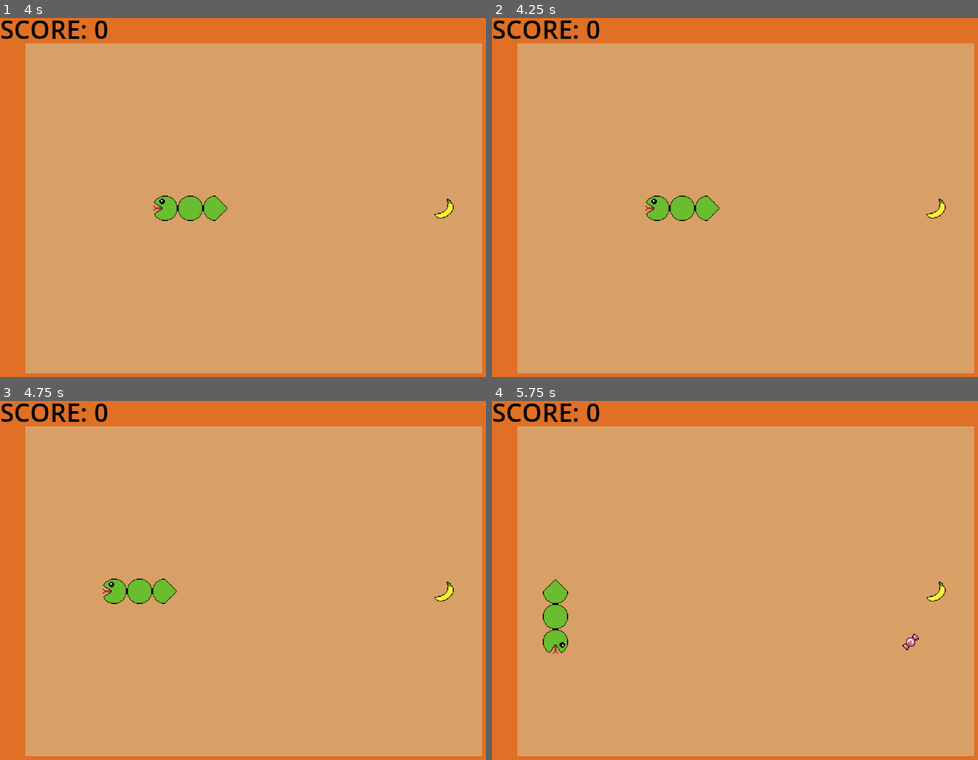
Above: before the commit, frames 1-4 (two rows, left to right).
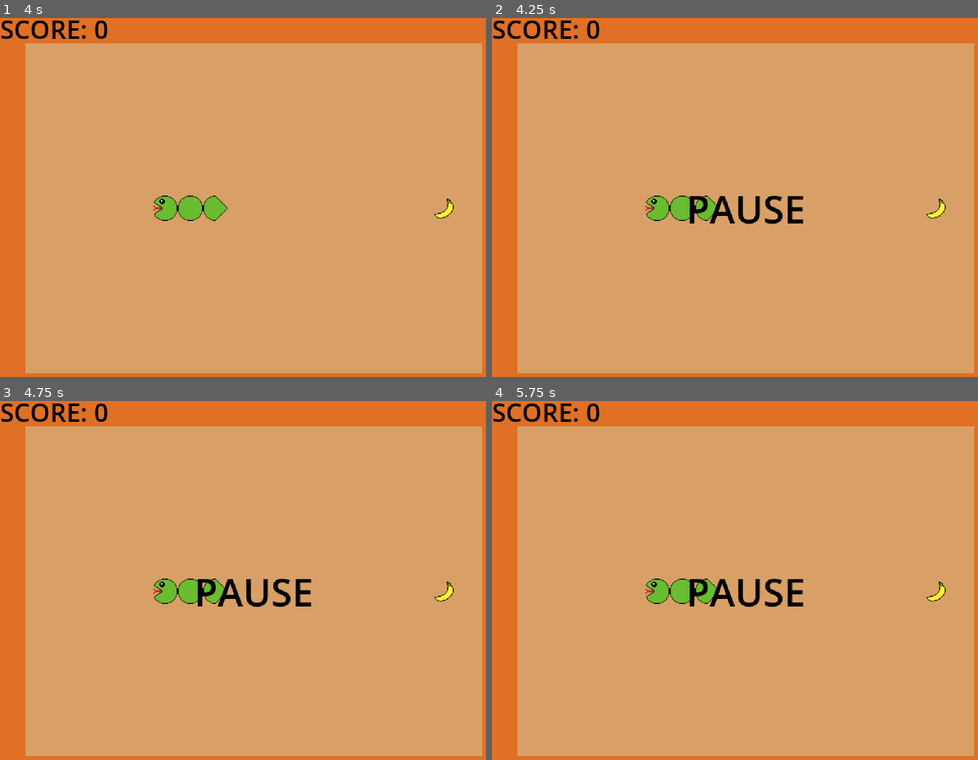
Above: after the commit, the same moments.

Repository: tkrippes/the-diabetic-pac-snake
Game: Godot game, scene res://scenes/main.tscn
The game is run twice, just before and just after one commit, with the same random seed, the same clock (stepped at 60 frames per second) and the same inputs.
Inputs:
- Up to frame 1 (4 s): tap Enter (enter) at 0.5, 0.6, 1.35, 2.1, 2.85, 3.6 s; hold Right (move_right) 0.53-1.28 s; hold Down (move_down) 1.28-2.03 s; hold Right (move_right) 2.03-2.78 s; hold Up (move_up) 2.78-3.53 s; hold Left (move_left) from 3.53 s (still down)
- Up to frame 2 (4.25 s): keep holding Left (move_left); tap Escape (pause, bound only after the commit) at 4.15 s
- Up to frame 3 (4.75 s): keep holding Left (move_left); tap Enter (enter) at 4.35 s
- Up to frame 4 (5.75 s): release Left (move_left) at 5.03 s; hold Down (move_down) from 5.03 s (still down); tap Enter (enter) at 5.1 s

Frame 1 is identical in both runs. In frame 2, 0.8% of the frame differs, in the area x 40-65%, y 49-58%; in frame 3, 1.9%; in frame 4, 2.4%, in the area x 10-88%, y 49-71%.

Commit message:
feat: adding pausing to game
add new key map
adjust process node pausability to only pause world
add pause label showing that game is paused
increase z index of ui to always show on top of the world / snake
add paused game state
renaming playing to running game state
use hide / show in ui instead of manipulating visibilite parameter

Diff:
--- a/project.godot
+++ b/project.godot
@@ -83,6 +83,12 @@
 "deadzone": 0.2,
 "events": [Object(InputEventKey,"resource_local_to_scene":false,"resource_name":"","device":-1,"window_id":0,"alt_press …(195 unchanged characters)…
 , Object(InputEventKey,"resource_local_to_scene":false,"resource_name":"","device":-1,"window_id":0,"alt_pressed":false …(186 unchanged characters)…
+, Object(InputEventJoypadButton,"resource_local_to_scene":false,"resource_name":"","device":0,"button_index":0,"pressure":0.0,"pressed":false,"script":null)
+]
+}
+pause={
+"deadzone": 0.2,
+"events": [Object(InputEventKey,"resource_local_to_scene":false,"resource_name":"","device":-1,"window_id":0,"alt_pressed":false,"shift_pressed":false,"ctrl_pressed":false,"meta_pressed":false,"pressed":false,"keycode":0,"physical_keycode":4194305,"key_label":0,"unicode":0,"location":0,"echo":false,"script":null)
 , Object(InputEventJoypadButton,"resource_local_to_scene":false,"resource_name":"","device":0,"button_index":6,"pressure":0.0,"pressed":false,"script":null)
 ]
 }
--- a/scenes/main.tscn
+++ b/scenes/main.tscn
@@ -5,9 +5,11 @@
 [ext_resource type="PackedScene" uid="uid://cd3myu31d37mo" path="res://scenes/user_interface.tscn" id="2_0wfyh"]
 
 [node name="Main" type="Node"]
+process_mode = 3
 script = ExtResource("1_jyhfs")
 
 [node name="World" parent="." instance=ExtResource("1_o5qli")]
+process_mode = 1
 
 [node name="UserInterface" parent="." instance=ExtResource("2_0wfyh")]
 
--- a/scenes/user_interface.tscn
+++ b/scenes/user_interface.tscn
@@ -4,6 +4,7 @@
 [ext_resource type="Script" uid="uid://bxsm6tru7fhlm" path="res://scripts/user_interface.gd" id="2_l2bgj"]
 
 [node name="UserInterface" type="Control"]
+z_index = 1
 layout_mode = 3
 anchors_preset = 15
 anchor_right = 1.0
@@ -34,6 +35,24 @@
 text = "Score: 0"
 uppercase = true
 
+[node name="PauseLabel" type="Label" parent="."]
+visible = false
+layout_mode = 1
+anchors_preset = 8
+anchor_left = 0.5
+anchor_top = 0.5
+anchor_right = 0.5
+anchor_bottom = 0.5
+offset_left = -20.0
+offset_top = -33.5
+offset_right = 20.0
+offset_bottom = 33.5
+grow_horizontal = 2
+grow_vertical = 2
+theme_override_colors/font_color = Color(0, 0, 0, 1)
+text = "Pause"
+uppercase = true
+
 [node name="GameOverLabel" type="Label" parent="."]
 visible = false
 layout_mode = 1
--- a/scripts/main.gd
+++ b/scripts/main.gd
@@ -5,7 +5,8 @@
 
 enum GameState {
 	START,
-	PLAYING,
+	RUNNING,
+	PAUSED,
 	GAME_OVER
 }
 
@@ -19,6 +20,16 @@
 			_start_game()
 		elif _state == GameState.GAME_OVER:
 			_restart_game()
+	elif Input.is_action_just_pressed("pause"):
+		if _state == GameState.RUNNING:
+			get_tree().paused = true
+			user_interface.show_pause_label()
+			_state = GameState.PAUSED
+		elif _state == GameState.PAUSED:
+			get_tree().paused = false
+			user_interface.hide_pause_label()
+			_state = GameState.RUNNING
+
 
 
 func _on_snake_ate_fruit() -> void:
@@ -32,7 +43,7 @@
 
 func _start_game() -> void:
 	_set_score(0)
-	_state = GameState.PLAYING
+	_state = GameState.RUNNING
 	user_interface.show_score_label()
 	world.start()
 
--- a/scripts/user_interface.gd
+++ b/scripts/user_interface.gd
@@ -4,26 +4,38 @@
 
 @onready var start_label: Label = $StartLabel
 @onready var score_label: Label = $ScoreLabel
+@onready var pause_label: Label = $PauseLabel
 @onready var game_over_label: Label = $GameOverLabel
 
 
 func show_start_label() -> void:
-	start_label.visible = true
-	score_label.visible = false
-	game_over_label.visible = false
+	start_label.show()
+	score_label.hide()
+	pause_label.hide()
+	game_over_label.hide()
 
 
 func show_score_label() -> void:
-	start_label.visible = false
-	score_label.visible = true
-	game_over_label.visible = false
+	start_label.hide()
+	score_label.show()
+	pause_label.hide()
+	game_over_label.hide()
 
 
 func update_score(score: int) -> void:
 	score_label.text = "Score: %d" % score
 
 
+func show_pause_label() -> void:
+	pause_label.show()
+
+
+func hide_pause_label() -> void:
+	pause_label.hide()
+
+
 func show_game_over_label() -> void:
-	start_label.visible = false
-	score_label.visible = true
-	game_over_label.visible = true
+	start_label.hide()
+	score_label.show()
+	pause_label.hide()
+	game_over_label.show()
